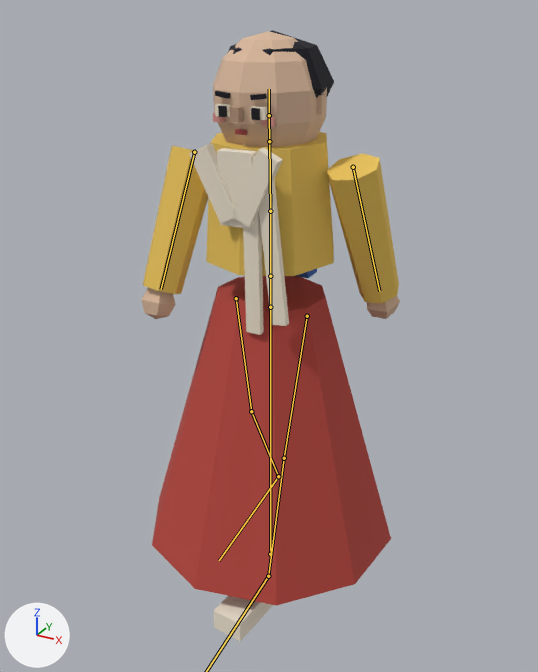
Two versions of the glTF model unity/Assets/Resources/Models/Npc/npc_N104b.glb, one commit apart.
One viewpoint serves both versions: a camera (50 mm lens) standing at (0.718, -1.313, 1.254) and looking at (-0.003, -0.002, 0.599). Arrows for +X, +Y and +Z are at lower left; the lights stay in place. The first picture is the older version. Both versions are drawn at frame 14 of the action 'Walk'; the numbers are the values there. The bones that change, and the others that lie on the model, are drawn over the model as lines.

In view in the first picture: 'npc_N104b_part0', 'npc_N104b_part1', 'npc_N104b_part2', 'npc_N104b_part3', 'npc_N104b_part4', 'npc_N104b_part5', 'npc_N104b_part6', 'npc_N104b_part7', 'npc_N104b_part8', 'npc_N104b_part9'.
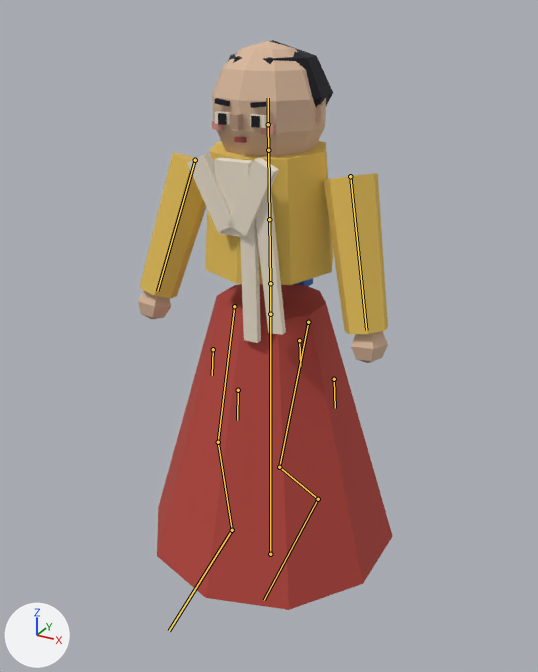
Location of each change, (x1, y1, x2, y2) in pixels of the pictures (538 x 672 px):
'npc_N104b_part0', posed: before (152, 276, 391, 606); after (157, 284, 392, 610)
'npc_N104b_part2', posed (13% taller): before (143, 132, 399, 303); after (140, 141, 388, 334)
'npc_N104b_part3', posed (12% taller): before (141, 31, 400, 319); after (138, 41, 388, 363)
'npc_N104b_part1', posed: before (189, 104, 289, 641); after (187, 111, 286, 343)
'npc_N104b_part5', posed: before (215, 30, 334, 100); after (215, 40, 333, 108)
'npc_N104b_part6', posed (7% taller): before (213, 113, 275, 127); after (212, 120, 275, 135)
'npc_N104b_part4', posed (7% taller): before (218, 106, 260, 120); after (218, 113, 260, 128)
'npc_N104b_part7', posed (7% narrower): before (230, 106, 244, 122); after (230, 114, 243, 130)
'npc_N104b_part9', posed (mostly hidden): before (296, 269, 317, 278); after (296, 278, 313, 286)
bone 'Hips', root to tip: before (270, 307) to (270, 276); after (270, 314) to (270, 283)
bone 'Chest', root to tip: before (270, 211) to (269, 141); after (269, 219) to (268, 150)
bone 'Head', root to tip: before (269, 115) to (269, 89); after (268, 124) to (268, 98)
bone 'UpperArm.L', root to tip: before (353, 167) to (379, 291); after (350, 176) to (366, 330)
bone 'UpperArm.R', root to tip: before (194, 152) to (161, 289); after (195, 160) to (157, 291)
bone 'UpperLeg.L', root to tip: before (307, 316) to (284, 458); after (308, 322) to (279, 467)
bone 'LowerLeg.L', root to tip: before (284, 458) to (268, 576); after (279, 467) to (318, 499)
bone 'UpperLeg.R', root to tip: before (236, 298) to (251, 411); after (234, 306) to (218, 442)
bone 'LowerLeg.R', root to tip: before (251, 411) to (278, 476); after (218, 442) to (232, 530)
bone 'Foot.R', root to tip: before (278, 476) to (219, 560); after (232, 530) to (169, 631)

The edits, one by one:
Bone 'Hips' (bone_hips) moves from (0.0, 0.001, 0.0) to (0.0, -0.015, 0.0).
Bone 'Hips' (bone_hips) turns from (0, -5, 0) to (1, 0, 0) degrees about its own x, y and z.
Bone 'Chest' (bone_chest) turns from (2, 7, 0) to (1, 0, 0) degrees about its own x, y and z.
Bone 'Head' (bone_head) turns from (0, -3, 0) to (-2, -1, 0) degrees about its own x, y and z.
Bone 'UpperArm.L' (bone_upperarm_l) turns from (17, 2, 2) to (-10, -1, -7) degrees about its own x, y and z.
Bone 'UpperArm.R' (bone_upperarm_r) turns from (-21, 3, 2) to (-15, 2, 8) degrees about its own x, y and z.
Bone 'UpperLeg.L' (bone_upperleg_l) turns from (-15, 0, 0) to (-24, 0, 0) degrees about its own x, y and z.
Bone 'LowerLeg.L' (bone_lowerleg_l) turns from (3, 0, 0) to (67, 0, 0) degrees about its own x, y and z.
Bone 'Foot.L' (bone_foot_l) turns from (13, 0, 0) to (-42, 0, 0) degrees about its own x, y and z.
Bone 'UpperLeg.R' (bone_upperleg_r) turns from (10, 0, 0) to (-16, 0, 0) degrees about its own x, y and z.
Bone 'LowerLeg.R' (bone_lowerleg_r) turns from (16, 0, 0) to (25, 0, 0) degrees about its own x, y and z.
Bone 'Foot.R' (bone_foot_r) turns from (-26, 0, 0) to (-10, 0, 0) degrees about its own x, y and z.
